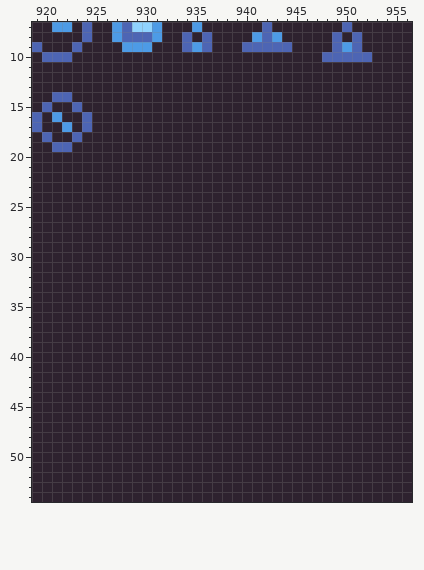
Two states of a pixel-art file, dev_content/Planning.aseprite. Above: the version before the commit.
1280x720 pixels, 1 frame. Colours within 5 levels of each other are drawn and written as one. Shown: x 919..956, y 7..54.
Now the later version:
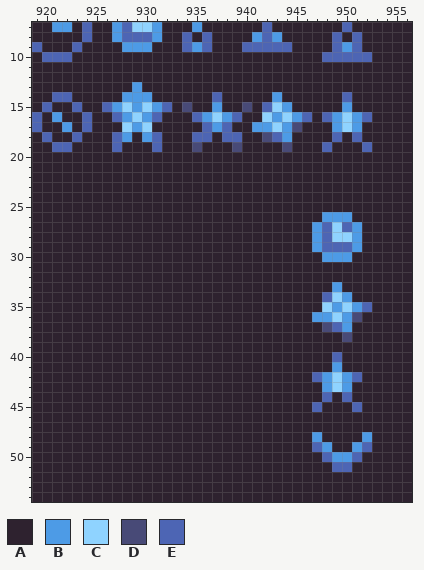
Palette (. is transparent): A #2e222f  B #4d9be6  C #8fd3ff  D #484a77  E #4d65b4
What changed:
--- layer "Group 1/objects"
@@ x 919..956 @@
 12 AAAAAAAAAAAAAAAAAAAAAAAAAAAAAAAAAAAAAA
-13 AAAAAAAAAAAAAAAAAAAAAAAAAAAAAAAAAAAAAA
-14 AAEEAAAAAAAAAAAAAAAAAAAAAAAAAAAAAAAAAA
-15 AEAAEAAAAAAAAAAAAAAAAAAAAAAAAAAAAAAAAA
-16 EABAAEAAAAAAAAAAAAAAAAAAAAAAAAAAAAAAAA
-17 EAABAEAAAAAAAAAAAAAAAAAAAAAAAAAAAAAAAA
-18 AEAAEAAAAAAAAAAAAAAAAAAAAAAAAAAAAAAAAA
-19 AAEEAAAAAAAAAAAAAAAAAAAAAAAAAAAAAAAAAA
+13 AAAAAAAAAABAAAAAAAAAAAAAAAAAAAAAAAAAAA
+14 AAEEAAAAABBBAAAAAAEAAAAABAAAAAAEAAAAAA
+15 AEAAEAAEBCBCBEADAABAADAECBAAAAABAAAAAA
+16 EABAAEAAEBCBEAAAEBCBEAACBCBEAEBCBEAAAA
+17 EAABAEAAACBCAAAAAEBEAABBCBDAAABCBAAAAA
+18 AEAAEAAAEBABEAAAEEAEEAADEBAAAAEAEAAAAA
+19 AAEEAAAAEAAAEAAADAAADAAAADAAAEAAAEAAAA
 20 AAAAAAAAAAAAAAAAAAAAAAAAAAAAAAAAAAAAAA
@@ x 945..954 @@
 25 AAAAAAAAAA
-26 AAAAAAAAAA
-27 AAAAAAAAAA
-28 AAAAAAAAAA
-29 AAAAAAAAAA
-30 AAAAAAAAAA
+26 AAABBBAAAA
+27 AABECEBAAA
+28 AABECCBAAA
+29 AABEEEBAAA
+30 AAABBBAAAA
 31 AAAAAAAAAA
 32 AAAAAAAAAA
-33 AAAAAAAAAA
-34 AAAAAAAAAA
-35 AAAAAAAAAA
-36 AAAAAAAAAA
-37 AAAAAAAAAA
-38 AAAAAAAAAA
+33 AAAABAAAAA
+34 AAAECBAAAA
+35 AAACBCBEAA
+36 AABBCBDAAA
+37 AAADEBAAAA
+38 AAAAADAAAA
 39 AAAAAAAAAA
-40 AAAAAAAAAA
-41 AAAAAAAAAA
-42 AAAAAAAAAA
-43 AAAAAAAAAA
-44 AAAAAAAAAA
-45 AAAAAAAAAA
+40 AAAAEAAAAA
+41 AAAABAAAAA
+42 AAEBCBEAAA
+43 AAABCBAAAA
+44 AAAEAEAAAA
+45 AAEAAAEAAA
 46 AAAAAAAAAA
 47 AAAAAAAAAA
-48 AAAAAAAAAA
-49 AAAAAAAAAA
-50 AAAAAAAAAA
-51 AAAAAAAAAA
+48 AABAAAABAA
+49 AAEBAABEAA
+50 AAAEBBEAAA
+51 AAAAEEAAAA
 52 AAAAAAAAAA
Pixel boxes of the changes (left, top, right, bottom) in both pictures:
changed: (102, 82, 372, 152)
changed: (312, 212, 372, 472)
